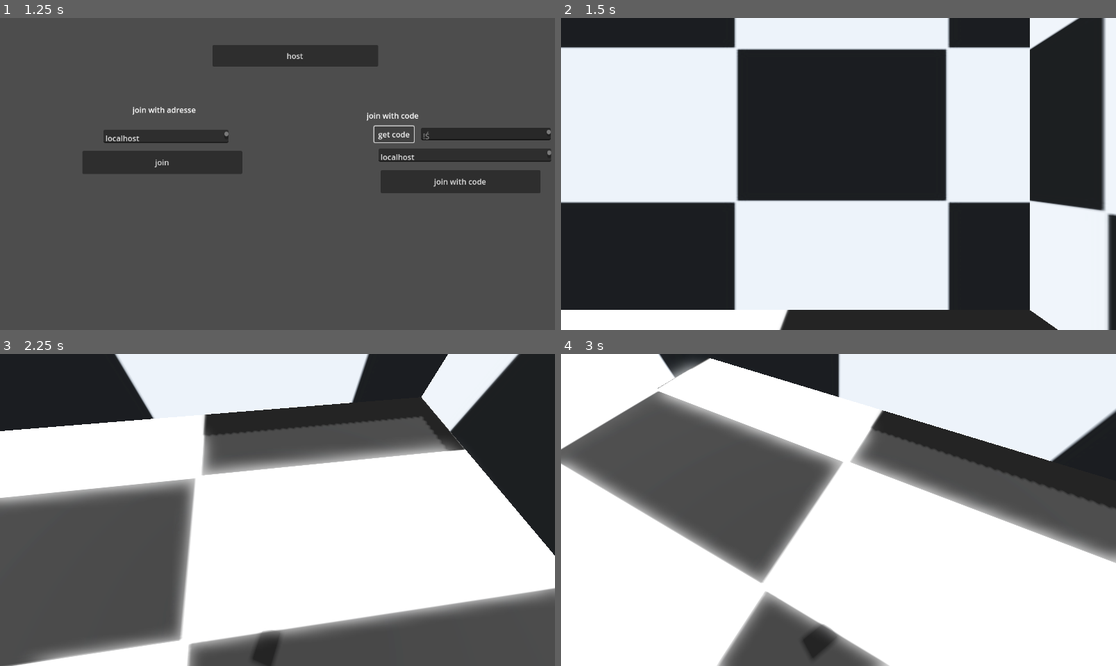
Above: before the commit, frames 1-4 (two rows, left to right).
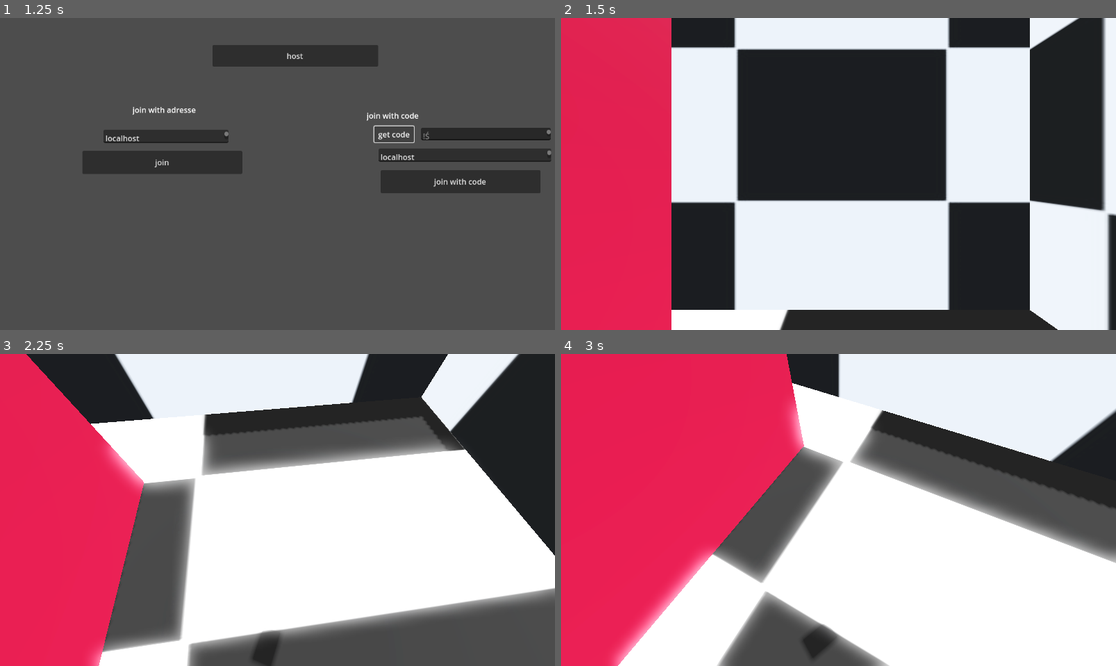
Above: after the commit, the same moments.

Repository: Titruc/IDWN
Game: Godot game, scene res://game/data/scene/game_controler.tscn
Same seed, same stepped clock (60 frames per second), same inputs: the game is played once before the commit and once after it.
Inputs (mouse positions are in pixels of both pictures, inside the frame that each line leads up to):
- Up to frame 1 (1.25 s): click "get code" at 0.5 s
- Up to frame 2 (1.5 s): click "host" at 1.25 s
- Up to frame 3 (2.25 s): tap Enter at 2 s; move the mouse to (305, 510) at 2.02 s; hold W (up) from 2.03 s (still down); click (305, 510) at 2.1 s
- Up to frame 4 (3 s): keep holding W (up); tap Space (jump) at 2.27, 2.75 s; move the mouse to (810, 510) at 2.77 s; tap Shift (sprint) at 2.85 s

Frame 1 is identical in both runs. In frame 2, 20% of the frame differs, in the area x 0-20%, y 0-100%; in frame 3, 19%; in frame 4, 31%, in the area x 0-44%, y 0-100%.

Commit message:
interaction added

Diff:
--- /dev/null
+++ b/editor/component/hand_component.tscn
@@ -0,0 +1,10 @@
+[gd_scene load_steps=2 format=3 uid="uid://cr7mw00e22s6r"]
+
+[ext_resource type="Script" path="res://game/data/script/component/handComponent.gd" id="1_xgw0u"]
+
+[node name="handComponent" type="Node3D"]
+script = ExtResource("1_xgw0u")
+
+[node name="hand" type="RayCast3D" parent="."]
+exclude_parent = false
+target_position = Vector3(1, 0, 0)
--- /dev/null
+++ b/editor/component/interactible_component.tscn
@@ -0,0 +1,8 @@
+[gd_scene load_steps=2 format=3 uid="uid://dqhybttvsi2dp"]
+
+[ext_resource type="Script" path="res://game/data/script/component/interactibleComponent.gd" id="1_ikyho"]
+
+[node name="interactibleComponent" type="Node3D"]
+script = ExtResource("1_ikyho")
+
+[node name="addAScriptOnThisNode" type="Node" parent="."]
--- a/game/data/scene/game_controler.tscn
+++ b/game/data/scene/game_controler.tscn
@@ -106,4 +106,5 @@
 [connection signal="pressed" from="ui/escape_menu/close_game" to="natifKeyBind" method="_on_close_game_pressed"]
 
 [editable path="lobby"]
+[editable path="lobby/bibou/interactibleComponent"]
 [editable path="ui/multiplayerMenue"]
--- a/game/data/scene/lobby.tscn
+++ b/game/data/scene/lobby.tscn
@@ -1,6 +1,8 @@
-[gd_scene load_steps=8 format=3 uid="uid://bis3avr2iu1k0"]
+[gd_scene load_steps=13 format=3 uid="uid://bis3avr2iu1k0"]
 
 [ext_resource type="Texture2D" uid="uid://cwoq3st6476n2" path="res://editor/assets/Texture/Temporaire/Echiquier.jpeg" id="1_34anw"]
+[ext_resource type="PackedScene" uid="uid://dqhybttvsi2dp" path="res://editor/component/interactible_component.tscn" id="2_kwybw"]
+[ext_resource type="Script" path="res://game/data/script/printTestForInteraction.gd" id="3_h6m00"]
 
 [sub_resource type="ProceduralSkyMaterial" id="ProceduralSkyMaterial_jaby8"]
 sky_top_color = Color(1, 1, 1, 1)
@@ -24,6 +26,15 @@
 material = SubResource("StandardMaterial3D_os44f")
 
 [sub_resource type="ConcavePolygonShape3D" id="ConcavePolygonShape3D_mev8t"]
+data = PackedVector3Array(-0.5, 0.5, 0.5, 0.5, 0.5, 0.5, -0.5, -0.5, 0.5, 0.5, 0.5, 0.5, 0.5, -0.5, 0.5, -0.5, -0.5, 0.5, 0.5, 0.5, -0.5, -0.5, 0.5, -0.5, 0.5, -0.5, -0.5, -0.5, 0.5, -0.5, -0.5, -0.5, -0.5, 0.5, -0.5, -0.5, 0.5, 0.5, 0.5, 0.5, 0.5, -0.5, 0.5, -0.5, 0.5, 0.5, 0.5, -0.5, 0.5, -0.5, -0.5, 0.5, -0.5, 0.5, -0.5, 0.5, -0.5, -0.5, 0.5, 0.5, -0.5, -0.5, -0.5, -0.5, 0.5, 0.5, -0.5, -0.5, 0.5, -0.5, -0.5, -0.5, 0.5, 0.5, 0.5, -0.5, 0.5, 0.5, 0.5, 0.5, -0.5, -0.5, 0.5, 0.5, -0.5, 0.5, -0.5, 0.5, 0.5, -0.5, -0.5, -0.5, 0.5, 0.5, -0.5, 0.5, -0.5, -0.5, -0.5, 0.5, -0.5, 0.5, 0.5, -0.5, -0.5, -0.5, -0.5, -0.5)
+
+[sub_resource type="StandardMaterial3D" id="StandardMaterial3D_n5ph0"]
+albedo_color = Color(0.738751, 0, 0.192271, 1)
+
+[sub_resource type="BoxMesh" id="BoxMesh_qbijj"]
+material = SubResource("StandardMaterial3D_n5ph0")
+
+[sub_resource type="ConcavePolygonShape3D" id="ConcavePolygonShape3D_fsk7t"]
 data = PackedVector3Array(-0.5, 0.5, 0.5, 0.5, 0.5, 0.5, -0.5, -0.5, 0.5, 0.5, 0.5, 0.5, 0.5, -0.5, 0.5, -0.5, -0.5, 0. …(500 unchanged characters)…
 
 [node name="lobby" type="Node3D"]
@@ -90,3 +101,20 @@
 [node name="MultiplayerSpawner" type="MultiplayerSpawner" parent="."]
 _spawnable_scenes = PackedStringArray("res://game/data/scene/player.tscn")
 spawn_path = NodePath("..")
+
+[node name="bibou" type="MeshInstance3D" parent="."]
+transform = Transform3D(0.876884, 0, 0, 0, 10.0596, 0, 0, 0, 4.91963, -2.39688, -2.06889, 0)
+mesh = SubResource("BoxMesh_qbijj")
+
+[node name="StaticBody3D" type="StaticBody3D" parent="bibou"]
+
+[node name="CollisionShape3D" type="CollisionShape3D" parent="bibou/StaticBody3D"]
+shape = SubResource("ConcavePolygonShape3D_fsk7t")
+
+[node name="interactibleComponent" parent="bibou" node_paths=PackedStringArray("scriptToExecute") instance=ExtResource("2_kwybw")]
+scriptToExecute = NodePath("addAScriptOnThisNode")
+
+[node name="addAScriptOnThisNode" parent="bibou/interactibleComponent" index="0"]
+script = ExtResource("3_h6m00")
+
+[editable path="bibou/interactibleComponent"]
--- a/game/data/scene/player.tscn
+++ b/game/data/scene/player.tscn
@@ -1,8 +1,9 @@
-[gd_scene load_steps=12 format=3 uid="uid://dwxc0nojql6tp"]
+[gd_scene load_steps=13 format=3 uid="uid://dwxc0nojql6tp"]
 
 [ext_resource type="Script" path="res://game/data/script/entity/player/default/controler.gd" id="1_d2vbu"]
 [ext_resource type="PackedScene" uid="uid://d03p635q2nmy" path="res://editor/component/velocity_component.tscn" id="2_ler7n"]
 [ext_resource type="Script" path="res://game/data/script/ressources/player/playerAttribute.gd" id="2_mss32"]
+[ext_resource type="PackedScene" uid="uid://cr7mw00e22s6r" path="res://editor/component/hand_component.tscn" id="3_2bvbn"]
 [ext_resource type="PackedScene" uid="uid://bptq7ti2b10tu" path="res://editor/component/input_handler.tscn" id="4_7n2wk"]
 [ext_resource type="Script" path="res://addons/netfox/rollback/rollback-synchronizer.gd" id="5_ceukn"]
 [ext_resource type="Script" path="res://addons/netfox/tick-interpolator.gd" id="6_lx473"]
@@ -33,12 +34,13 @@
 properties/0/spawn = true
 properties/0/replication_mode = 1
 
-[node name="CharacterBody3D" type="CharacterBody3D" node_paths=PackedStringArray("velocityHandler", "inputhandler", "isOnFloor")]
+[node name="CharacterBody3D" type="CharacterBody3D" node_paths=PackedStringArray("velocityHandler", "inputhandler", "isOnFloor", "hand")]
 script = ExtResource("1_d2vbu")
 playerAttribute = SubResource("Resource_04fj1")
 velocityHandler = NodePath("velocityComponent")
 inputhandler = NodePath("inputHandler")
 isOnFloor = NodePath("isOnFloorComponent")
+hand = NodePath("head/playerCamera/handComponent")
 
 [node name="MeshInstance3D" type="MeshInstance3D" parent="."]
 mesh = SubResource("CapsuleMesh_u3t1x")
@@ -51,6 +53,10 @@
 
 [node name="playerCamera" type="Camera3D" parent="head"]
 transform = Transform3D(1, 0, 0, 0, 1, 0, 0, 0, 1, 0, 0.610856, 0.0914609)
+
+[node name="handComponent" parent="head/playerCamera" instance=ExtResource("3_2bvbn")]
+transform = Transform3D(1, 0, 0, 0, 1, 0, 0, 0, 1, 0, 0, -0.091)
+handLenght = Vector3(0, 0, 300)
 
 [node name="velocityComponent" parent="." instance=ExtResource("2_ler7n")]
 
--- /dev/null
+++ b/game/data/script/class/interactionScript.gd
@@ -0,0 +1,5 @@
+extends Node
+class_name interactionScript
+
+func execute():
+	pass
--- /dev/null
+++ b/game/data/script/component/handComponent.gd
@@ -0,0 +1,31 @@
+@icon("res://editor/assets/component/handComponent.png")
+extends Node3D
+class_name handComponent
+
+@onready var hand : RayCast3D = $hand
+@export var handLenght : Vector3
+
+func _ready():
+	hand.target_position = handLenght * -1
+
+func isInteractible(collider : Node):
+	return has_child_of_type(collider, "interactibleComponent")
+
+func getInteraction():
+	return hand.get_collider().get_parent()
+
+func has_child_of_type(parent_node: Node, child_type: String):
+	for child in parent_node.get_children():
+		if child.script != null:
+			if child.get_script().resource_path == "res://game/data/script/component/interactibleComponent.gd":
+				return child
+	return false
+
+func interact():
+	var interactible = getInteraction()
+	if interactible:
+		if isInteractible(interactible):
+			isInteractible(interactible).interact()
+
+func isColliding():
+	return hand.is_colliding()
--- a/game/data/script/component/inputHandler.gd
+++ b/game/data/script/component/inputHandler.gd
@@ -5,6 +5,7 @@
 @export var asJump : bool = false
 @export var isSprinting : bool = false
 @export var direction : Vector2 = Vector2(0, 0)
+@export var leftClick : bool = false
 
 func _ready():
 	NetworkTime.before_tick_loop.connect(_gather)
@@ -18,6 +19,7 @@
 		asJump = Input.is_action_just_pressed("jump")
 		isSprinting = Input.is_action_pressed("sprint")
 		direction = Input.get_vector("left", "right", "up", "down")
+		leftClick = Input.is_action_just_pressed("left_click")
 func _process(delta):
 	if Input.is_action_just_pressed("jump"):
 		print("jump : " , Input.is_action_just_pressed("jump"), asJump)
@@ -27,3 +29,4 @@
 		asJump = Input.is_action_just_pressed("jump")
 		isSprinting = Input.is_action_pressed("sprint")
 		direction = Input.get_vector("left", "right", "up", "down")
+		leftClick = Input.is_action_just_pressed("left_click")
--- /dev/null
+++ b/game/data/script/component/interactibleComponent.gd
@@ -0,0 +1,8 @@
+@icon("res://editor/assets/component/interactibleComponent.png")
+extends Node3D
+class_name interactibleComponent
+
+@export var scriptToExecute : interactionScript
+
+func interact():
+	scriptToExecute.execute()
--- a/game/data/script/entity/player/default/controler.gd
+++ b/game/data/script/entity/player/default/controler.gd
@@ -16,7 +16,7 @@
 @export var velocityHandler : velocityComponent
 @export var inputhandler : inputHandler
 @export var isOnFloor : isOneFloorComponent
-
+@export var hand : handComponent
 
 
 func _ready():
@@ -93,7 +93,8 @@
 			bob_progress += delta * velocity.length() * float(isOnFloor.isOnFloorImprove())
 			camera.transform.origin = _headbob(bob_progress)
 
-
+			if inputhandler.leftClick:
+				interact()
 
 
 func _headbob(time) -> Vector3:
@@ -101,3 +102,6 @@
 	pos.y = sin(time * playerAttribute.BOB_FREQUENTY) * playerAttribute.BOB_AMPLITUDE
 	pos.x = cos(time * playerAttribute.BOB_FREQUENTY/2.0) * playerAttribute.BOB_AMPLITUDE
 	return pos
+
+func interact():
+	hand.interact()
--- /dev/null
+++ b/game/data/script/printTestForInteraction.gd
@@ -0,0 +1,5 @@
+extends interactionScript
+
+
+func execute():
+	print("haaaaaaaaaaaa")
--- a/project.godot
+++ b/project.godot
@@ -83,3 +83,8 @@
 "events": [Object(InputEventKey,"resource_local_to_scene":false,"resource_name":"","device":-1,"window_id":0,"alt_press …(182 unchanged characters)…
 ]
 }
+left_click={
+"deadzone": 0.5,
+"events": [Object(InputEventMouseButton,"resource_local_to_scene":false,"resource_name":"","device":-1,"window_id":0,"alt_pressed":false,"shift_pressed":false,"ctrl_pressed":false,"meta_pressed":false,"button_mask":0,"position":Vector2(0, 0),"global_position":Vector2(0, 0),"factor":1.0,"button_index":1,"canceled":false,"pressed":false,"double_click":false,"script":null)
+]
+}
Binary file added: editor/assets/component/handComponent.png
Not shown, added: editor/assets/component/handComponent.png.import
Binary file added: editor/assets/component/interactibleComponent.png
Not shown, added: editor/assets/component/interactibleComponent.png.import
Not shown, added: export_presets.cfg
